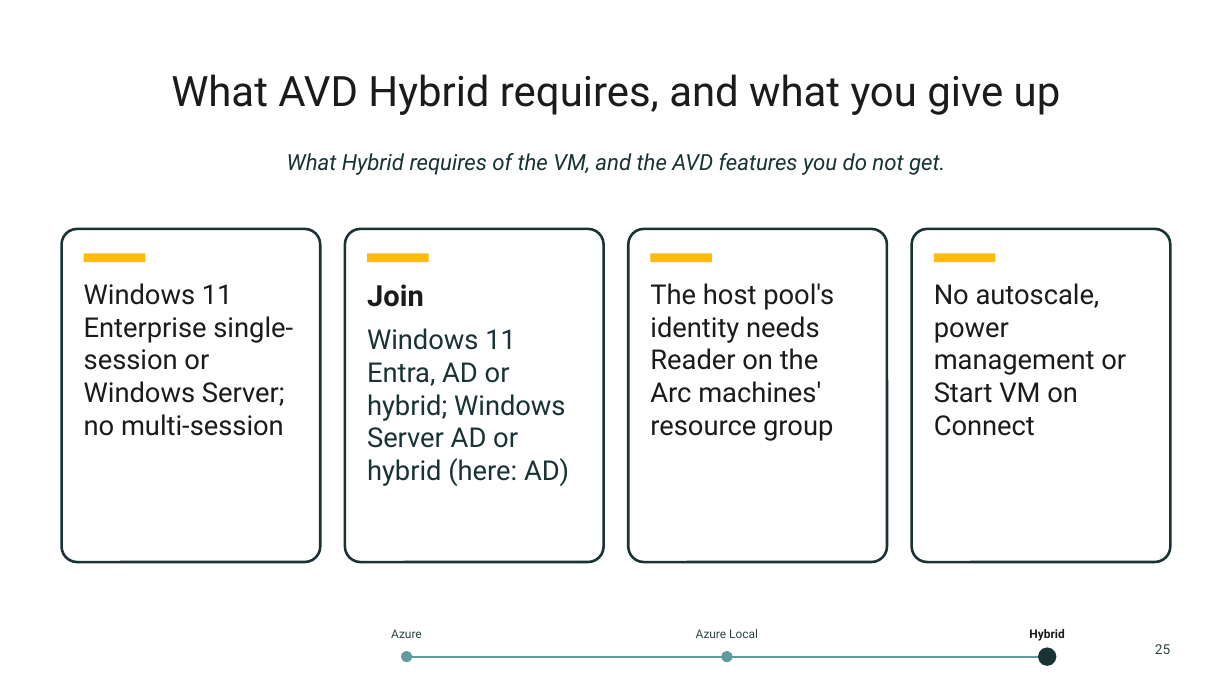
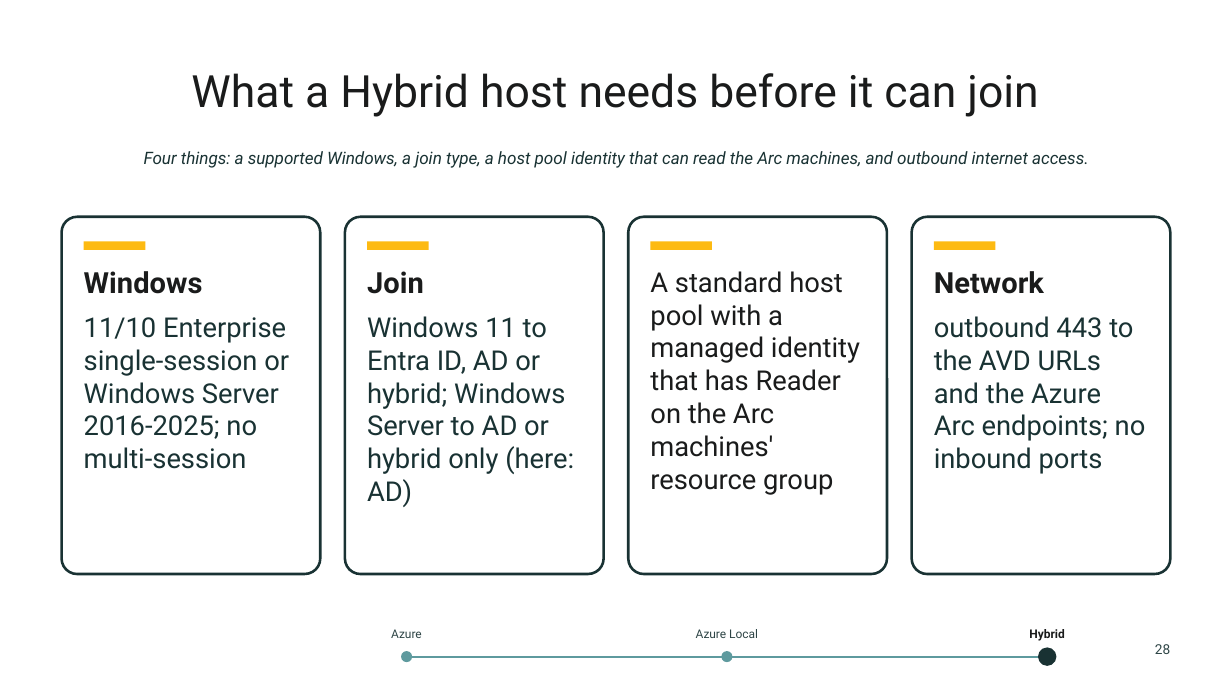
Before and after one commit to thisismydemo/nic2026_avd, a slide deck: slide 28 of presentation/AVD_Anywhere_NIC2026.pptx (slide 25 before the commit). Drawn at 1232x693 pixels with LibreOffice and Linux fonts; fonts in the diff are those of the drawing; background and template pictures are left out. Boxes give left, top, right and bottom in pixels: in the first picture for what was removed or moved away, otherwise in the second. Text is boxed around its words. In the diff, an @@ line names an element or a change of style, - is before the commit and + after.

```diff
--- a/presentation/AVD_Anywhere_NIC2026.pptx
+++ b/presentation/AVD_Anywhere_NIC2026.pptx
@@ title at (191, 73, 1038, 117): text changed; size 24.5 to 26 pt @@
-What AVD Hybrid requires, and what you give up
+What a Hybrid host needs before it can join
@@ text at (144, 151, 1089, 168): text changed; size 13 to 10 pt @@
-What Hybrid requires of the VM, and the AVD features you do not get.
+Four things: a supported Windows, a join type, a host pool identity that can read the Arc machines, and outbound internet access.
@@ rounded rectangle: place and size @@
-rounded rectangle at (62, 229, 320, 562)
+rounded rectangle at (62, 217, 320, 574)
@@ rounded rectangle: place and size @@
-rounded rectangle at (345, 229, 604, 562)
+rounded rectangle at (345, 217, 604, 574)
@@ rounded rectangle: place and size @@
-rounded rectangle at (628, 229, 887, 562)
+rounded rectangle at (628, 217, 887, 574)
@@ rounded rectangle: place and size @@
-rounded rectangle at (912, 229, 1170, 562)
+rounded rectangle at (912, 217, 1170, 574)
@@ text "Join": place and size @@
-text "Join" at (367, 284, 569, 486)
+text "Join" at (367, 271, 574, 507)
@@ 4 rectangles: place and size @@
-4 rectangles at (84, 254, 995, 262)
+4 rectangles at (84, 241, 995, 250)
@@ text at (84, 271, 289, 469): text changed; text colour #1A1B1B to #193233 @@
-Windows 11 Enterprise single-session or Windows Server; no multi-session
+Windows
+11/10 Enterprise single-session or Windows Server 2016-2025; no multi-session
@@ text at (650, 271, 860, 495): text changed @@
-The host pool's identity needs Reader on the Arc machines' resource group
+A standard host pool with a managed identity that has Reader on the Arc machines' resource group
@@ text at (934, 271, 1146, 474): text changed; text colour #1A1B1B to #193233 @@
-No autoscale, power management or Start VM on Connect
+Network
+outbound 443 to the AVD URLs and the Azure Arc endpoints; no inbound ports
@@ text at (367, 316, 574, 507): text changed @@
-Windows 11 Entra, AD or hybrid; Windows Server AD or hybrid (here: AD)
+Windows 11 to Entra ID, AD or hybrid; Windows Server to AD or hybrid only (here: AD)
@@ text at (1155, 644, 1170, 654): text changed @@
-25
+28
```
Also in this commit, not shown: 37 other slides changed, 5 slides added, 2 slides removed.
